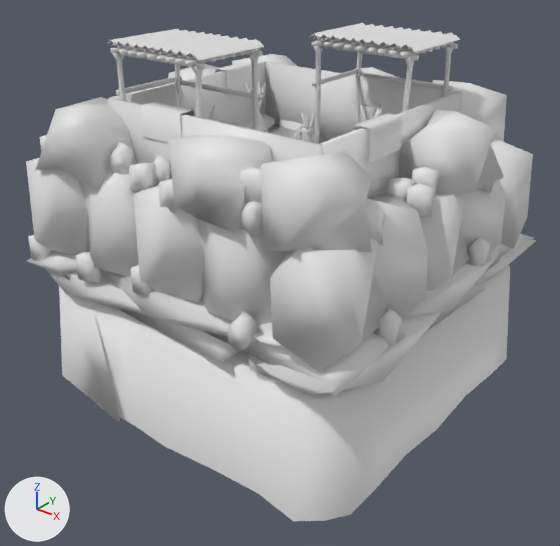
Renders of the COLLADA model art/meshes/structural/hisatsinom/fortress.dae from each side of a commit.
Camera for both pictures: a 50 mm lens placed at (30.1, -38.5, 23.7), pointed at (0.6, -1.7, 0.9). Lighting does not change. The marker at lower left points along +X, +Y and +Z. The picture after the commit comes second. Materials are left out; every surface is plain grey.

The scene before the commit, as lines of its bpy script (objects in view):
```python
me_cubo_31009 = bpy.data.meshes.new('Cubo.31009')
me_cubo_31009.from_pydata(...)  # 3443 vertices, 5160 faces; spans x -12.8..13.0, y -12.8..13.0, z -7.3..16.2
me_cubo_31009.materials.append(mat_textura_hisatsinom_007)
ob_fortress = bpy.data.objects.new('fortress', me_cubo_31009)
ob_fortress.location = (0.0, 0.0, 0.0)
```
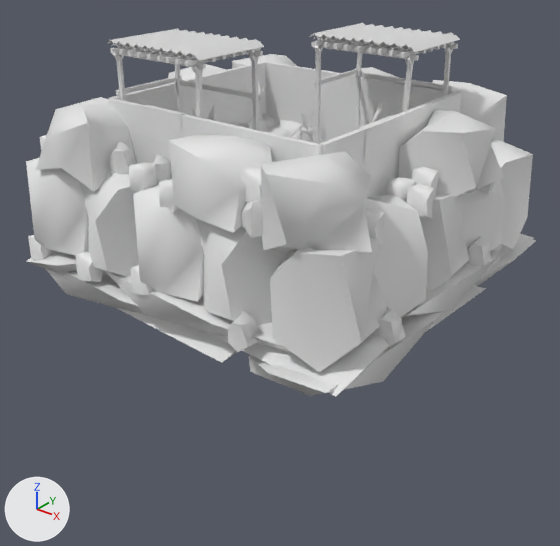
The newer file is also turned or shifted as a whole; pictures and numbers use the older file's frame.

Edits to the bpy script that builds the scene:
```text
Change me_cubo_31009:
    used by ob_fortress; location = (0.0, 0.0, 0.0)
    remove me_cubo_31009.from_pydata(...)  # 3443 vertices, 5160 faces; spans x -12.8..13.0, y -12.8..13.0, z -7.3..16.2
    add me_cubo_31009.from_pydata(...)  # 3330 vertices, 4968 faces; spans x -12.8..13.0, y -12.8..13.0, z 0.0..16.2
    me_cubo_31009 part 1: the loose piece of 8 vertices spanning x 7.7..8.8, y -4.2..-1.0, z 10.9..12.8 is scaled about its middle by (0.446, 1, 1), then moved by (0.0, 0.0, -0.1)
    me_cubo_31009 part 2: the loose piece of 8 vertices spanning x -8.4..-7.3, y 2.2..5.5, z 10.9..12.8 is scaled about its middle by (0.388, 1, 1), then moved by (0.3, 0.0, -0.1)
    me_cubo_31009 part 3: the loose piece of 8 vertices spanning x -4.5..-1.2, y -8.3..-7.2, z 10.9..12.8 is scaled about its middle by (1, 0.377, 1), then moved by (0.0, -0.3, 0.0)
    me_cubo_31009 part 4: the loose piece of 113 vertices spanning x -12.5..12.5, y -12.6..13.0, z -7.3..0.2 is deleted
    me_cubo_31009 part 5
    8 vertices are removed from x 0.4..3.7, y 6.6..7.7, z 10.9..12.8
    16 faces are deleted
    2 vertices move within x 0.4, y 6.6..7.0, z 12.7
    8 vertices are added at x 0.4..3.7, y 6.6..7.0, z 10.8..12.7
    16 new faces join them
```

Boxes (x1, y1, x2, y2) around the edits, measured in the pictures (560 x 546 px; the box of a moved part takes in the faces that stretch with it):
'fortress', reshaped (25% shorter)
    before: (26, 23, 536, 521)
    after: (26, 23, 536, 396)
part 1 of me_cubo_31009, moved or reshaped
    before: (354, 113, 403, 163)
    after: (358, 116, 398, 163)
part 2 of me_cubo_31009, moved or reshaped
    before: (215, 62, 252, 97)
    after: (224, 64, 252, 98)
part 3 of me_cubo_31009, moved or reshaped
    before: (140, 102, 194, 143)
    after: (141, 105, 186, 143)
part 4 of me_cubo_31009, deleted
    before: (59, 264, 510, 521)
part 5 of me_cubo_31009, moved or reshaped
    both: (265, 62, 460, 142)
